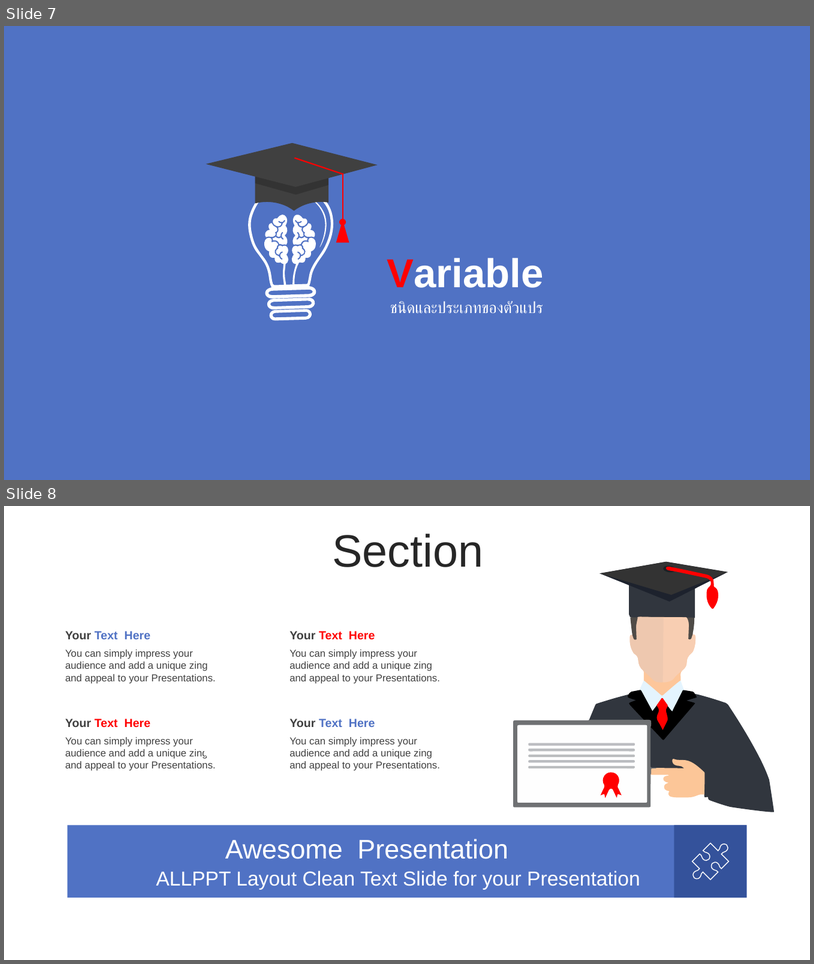
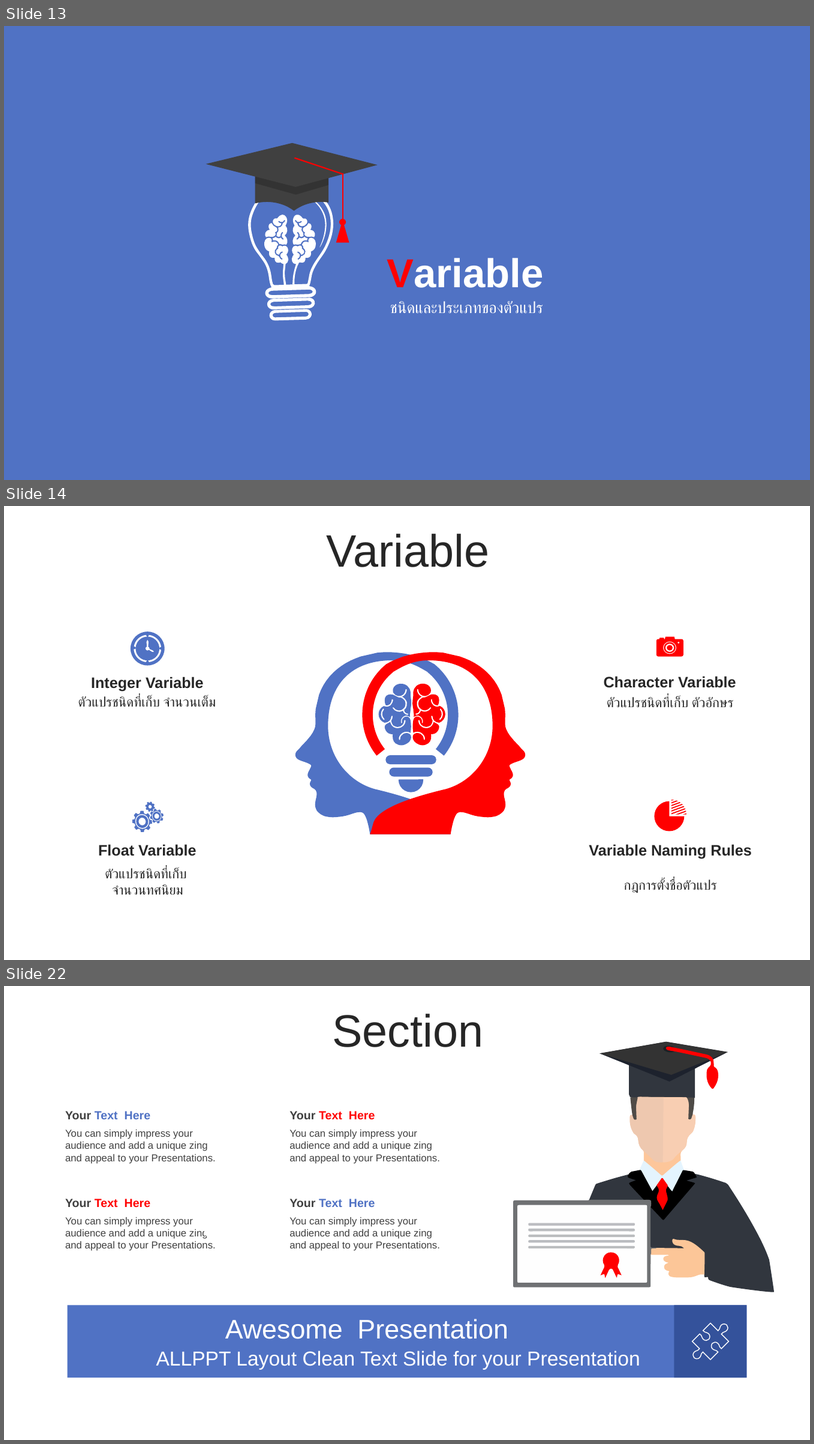
Before and after one commit to WatcharapolxFa/SolveProblemsIn-C-Language, a slide deck: LearnC/C.pptx. Shown one above the other, each under a label of ours: slides 7 and 8 before the commit, slides 13, 14 and 22 after it; the slides between them are not shown. The pictures are 814x964 and 814x1444 pixels, drawn with LibreOffice and Linux fonts; fonts in the diff are those of the drawing. Boxes give left, top, right and bottom in pixels: in the first picture for what was removed or moved away, otherwise in the second. Text is boxed around its words. In the diff, an @@ line names an element or a change of style, - is before the commit and + after.

Commit message:
Succeed Variable

```diff
--- a/LearnC/C.pptx
+++ b/LearnC/C.pptx
@@ slide 14 added at bbox=[4, 506, 810, 960], background #FFFFFF @@
@@ text added at bbox=[327, 534, 490, 567], 54 pt, text #262626 @@
+Variable
@@ freeform shape added at bbox=[131, 632, 164, 666], fill #5072C4 @@
@@ freeform shape added at bbox=[657, 637, 684, 657], fill #FF0000 @@
@@ group added at bbox=[296, 652, 526, 834]: 2 freeform shapes, 2 rounded rectangles, 1 chord (boxed as its full ellipse) @@
@@ text added at bbox=[91, 676, 204, 691], 18 pt, text #262626, bold @@
+Integer Variable
@@ freeform shape added at bbox=[378, 683, 412, 745], fill #5072C4 @@
@@ freeform shape added at bbox=[413, 683, 446, 745], fill #FF0000 @@
@@ text added at bbox=[604, 676, 737, 688], 18 pt, text #262626, bold @@
+Character Variable
@@ text added at bbox=[78, 696, 216, 706], 16 pt, text #262626 @@
+ตัวแปรชนิดที่เก็บ จำนวนเต็ม
@@ text added at bbox=[607, 696, 734, 707], 16 pt, text #262626 @@
+ตัวแปรชนิดที่เก็บ ตัวอักษร
@@ freeform shape added at bbox=[129, 799, 167, 834], fill #5072C4 @@
@@ freeform shape added at bbox=[655, 799, 687, 831], fill #FF0000 @@
@@ text added at bbox=[98, 844, 197, 856], 18 pt, text #262626, bold @@
+Float Variable
@@ text added at bbox=[589, 844, 752, 859], 18 pt, text #262626, bold @@
+Variable Naming Rules
@@ text added at bbox=[105, 868, 186, 894], 16 pt, text #262626 @@
+ตัวแปรชนิดที่เก็บ
+จำนวนทศนิยม
@@ text added at bbox=[624, 879, 717, 892], 16 pt, text #262626 @@
+กฎการตั้งชื่อตัวแปร
@@ what was slide 7 is now slide 13 @@
@@ what was slide 8 is now slide 22 @@
```
Also in this commit, not shown: 2 slides changed, 14 other slides added, 3 slides removed, 3 other files.
